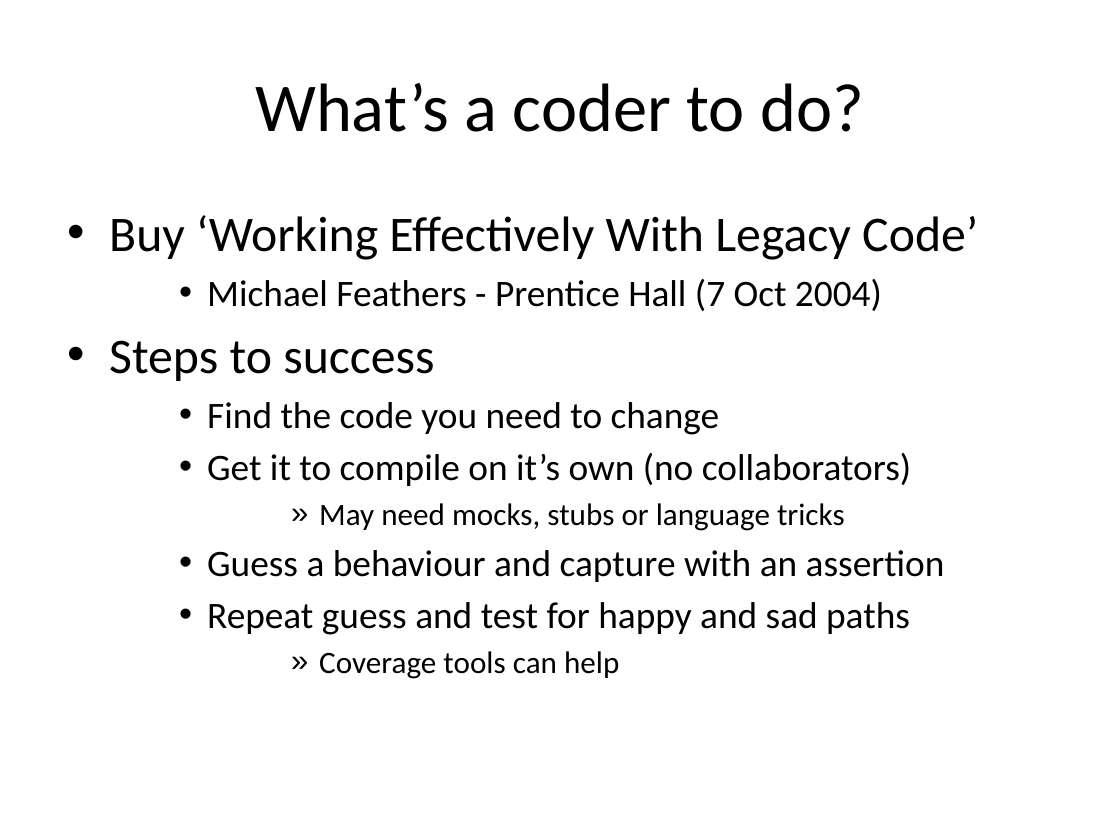
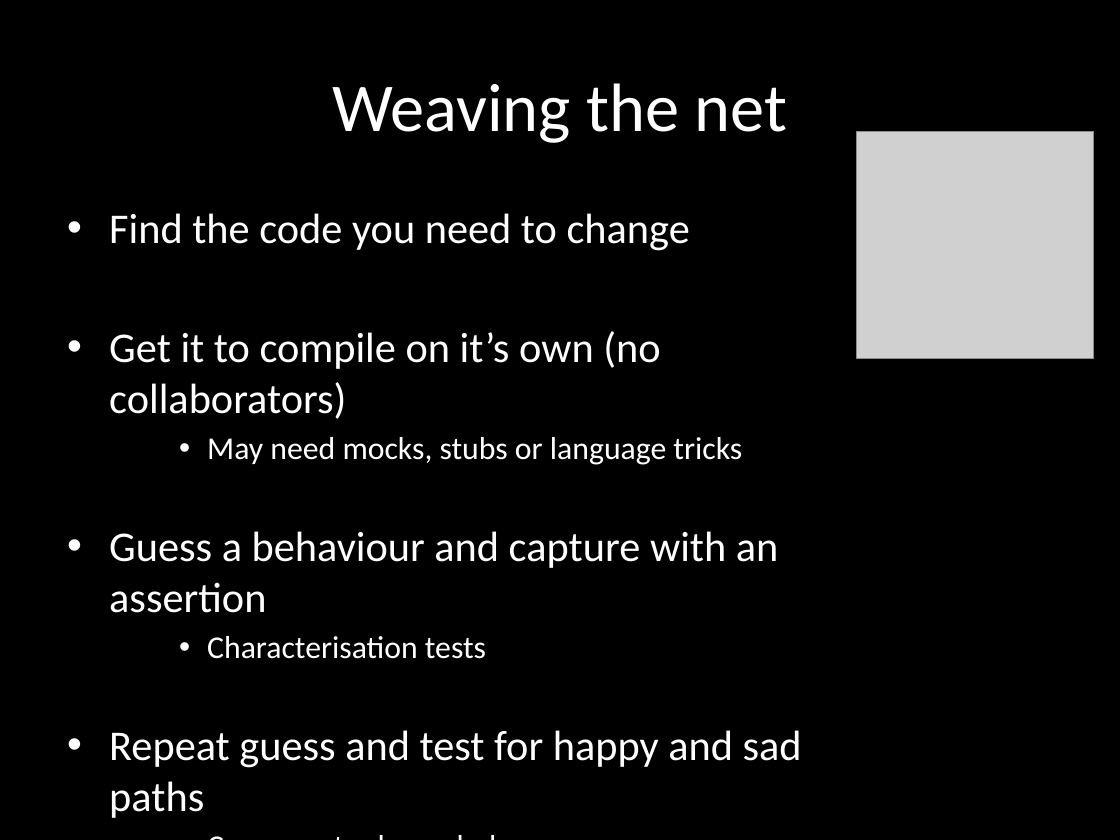
Before and after one commit to tonybaines/retrofitting-tests, a slide deck: slide 5 of presentation/Retrofitting Tests.pptx. Drawn at 1120x840 pixels with LibreOffice and Linux fonts; fonts in the diff are those of the drawing; grey boxes stand for pictures; background and template pictures are left out. Boxes give left, top, right and bottom in pixels: in the first picture for what was removed or moved away, otherwise in the second. Text is boxed around its words. In the diff, an @@ line names an element or a change of style, - is before the commit and + after.

```diff
--- a/presentation/Retrofitting Tests.pptx
+++ b/presentation/Retrofitting Tests.pptx
@@ background picture (left out) to #000000 @@
@@ title at box(332, 83, 788, 143): text changed; text colour #000000 to #FFFFFF @@
-What’s a coder to do?
+Weaving the net
@@ picture added at box(857, 131, 1094, 358) @@
@@ text at box(109, 215, 978, 381): paragraphs removed @@
-• Buy ‘Working Effectively With Legacy Code’
-    • Michael Feathers - Prentice Hall (7 Oct 2004)
-• Steps to success
@@ text at box(109, 213, 802, 768): size 24 to 27.2 pt in "Find the code you need to change", "Get it to compile on it’s own ...", "Guess a behaviour and capture with an ...", "Repeat guess and test for happy and ..."; text colour #000000 to #FFFFFF; size 20 to 20.4 pt in "May need mocks, stubs or language tricks", "Coverage tools can help"; list level 3 to 1 in "Find the code you need ..."; list level 3 to 1 in "Get it to compile on ..."; bullet » to •; list level 5 to 3 in "May need mocks, stubs or ..."; list level 3 to 1 in "Guess a behaviour and capture ..."; list level 3 to 1 in "Repeat guess and test for ..."; list level 5 to 3 in "Coverage tools can help" @@
@@ text at box(207, 636, 486, 659): paragraph added @@
+    • Characterisation tests
```
Also in this commit, not shown: 3 other slides changed, 1 slide added.
